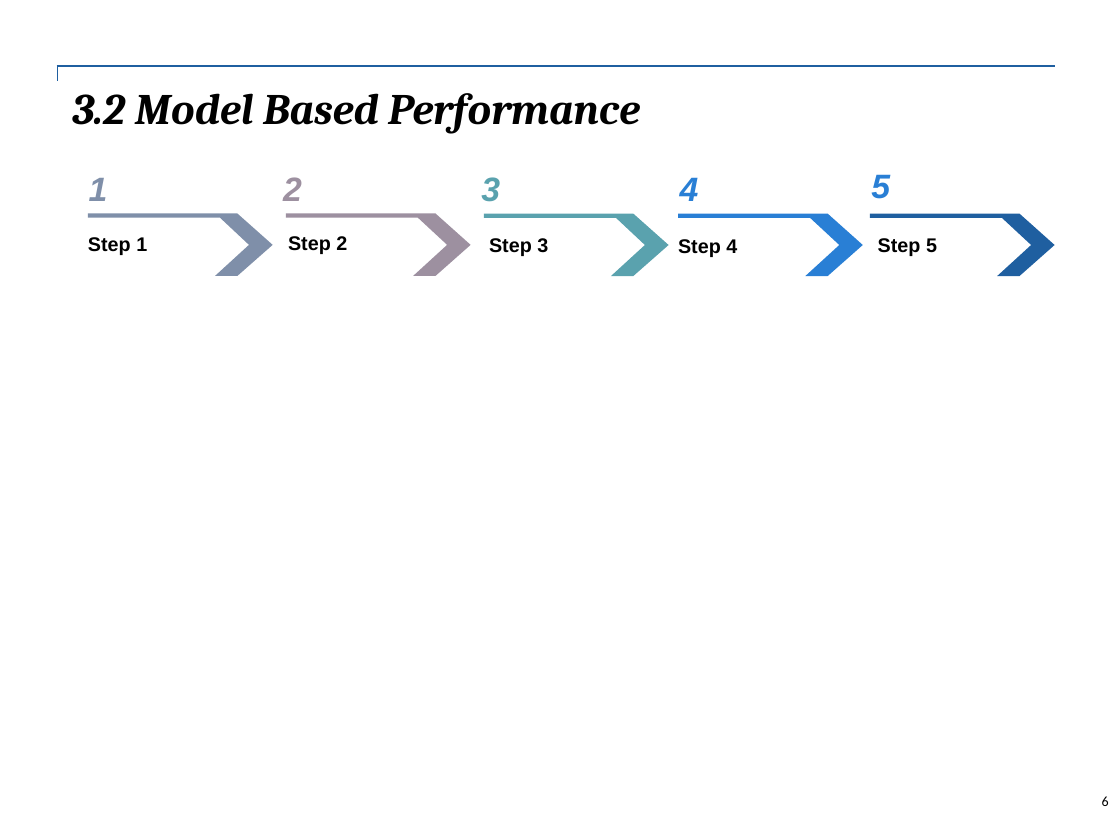
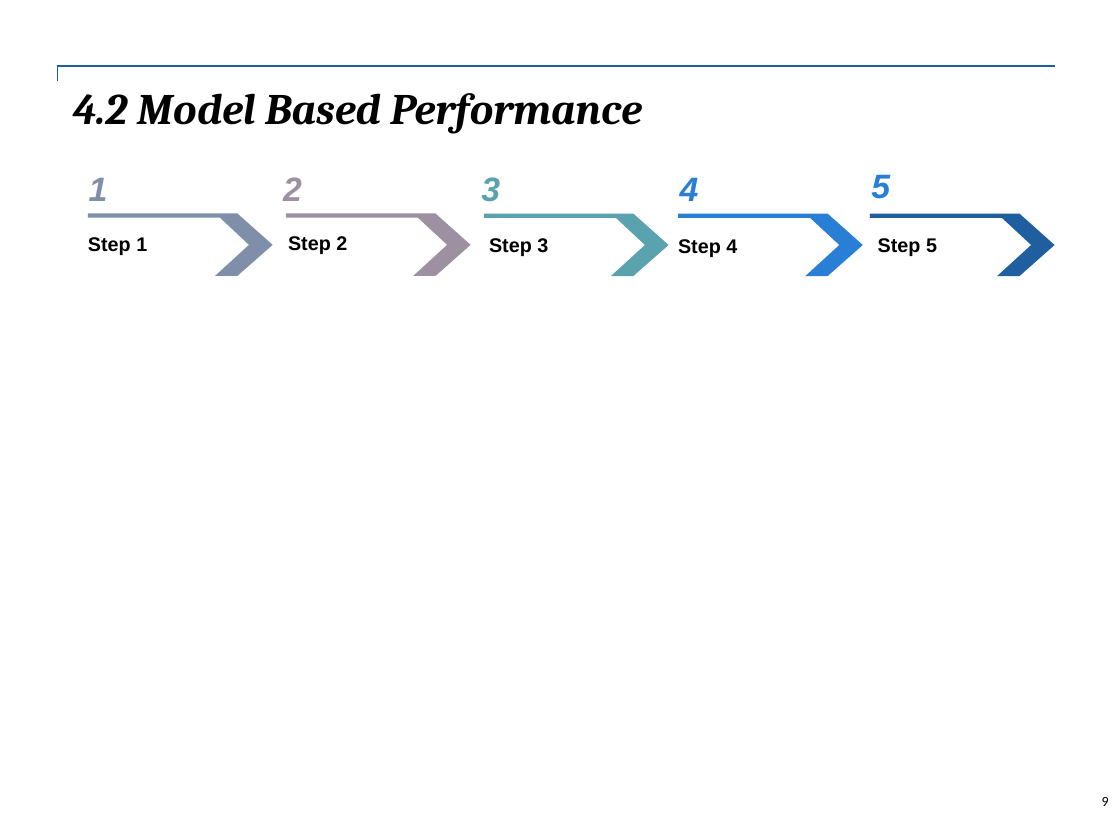
Before and after one commit to GU4243-ADS/project-3-algorithms-project-4-algorithms-group-4, a slide deck: slide 9 of doc/Project3_Group 6.pptx (slide 6 before the commit). Drawn at 1120x840 pixels with LibreOffice and Linux fonts; fonts in the diff are those of the drawing. Boxes give left, top, right and bottom in pixels: in the first picture for what was removed or moved away, otherwise in the second. Text is boxed around its words. In the diff, an @@ line names an element or a change of style, - is before the commit and + after.

```diff
--- a/doc/Project3_Group 6.pptx
+++ b/doc/Project3_Group 6.pptx
@@ text at [72, 93, 642, 134]: text changed @@
-3.2 Model Based Performance
+4.2 Model Based Performance
@@ page number at [1102, 797, 1109, 806]: text changed @@
-6
+9
```
Also in this commit, not shown: 4 other slides changed, 2 slides added, 13 other files.
